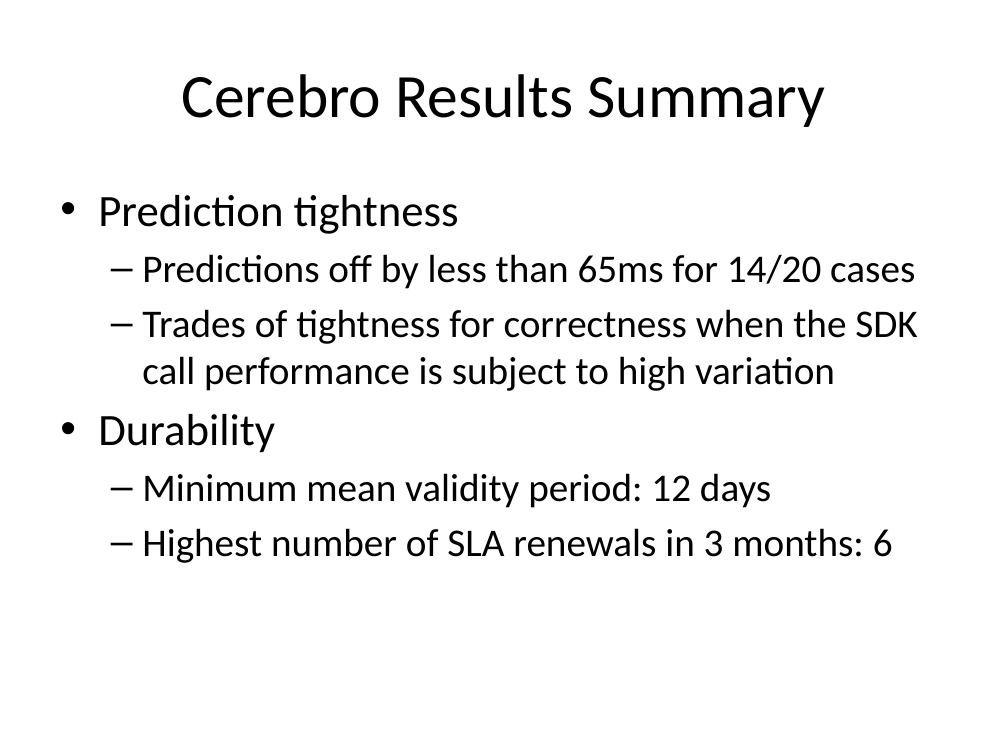
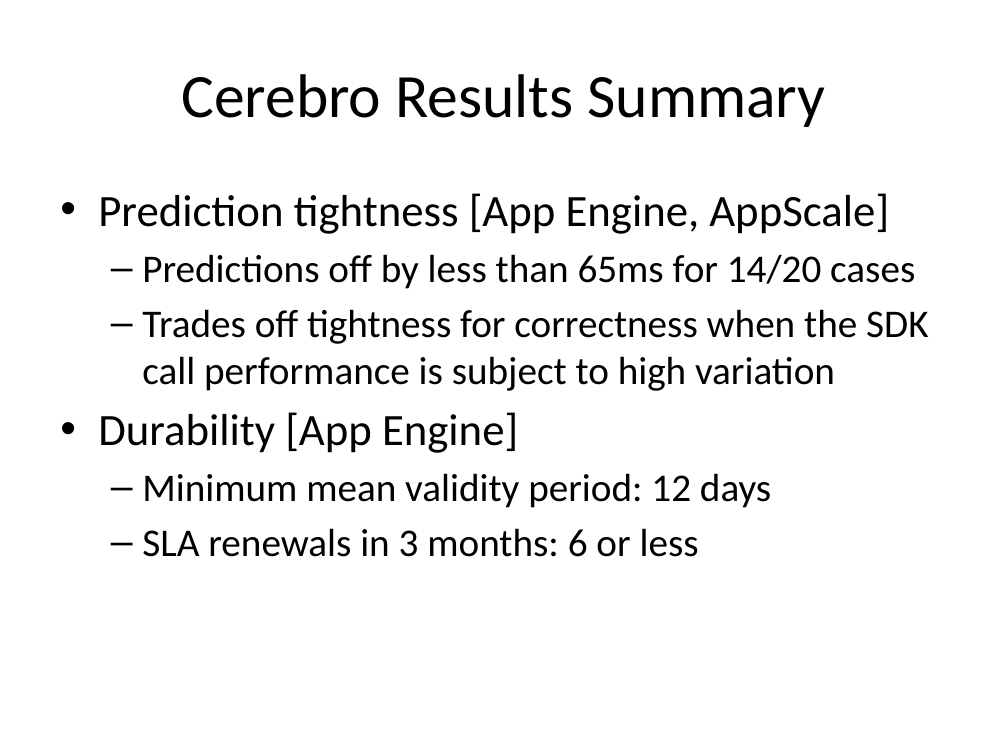
Before and after one commit to Dithn/eager-appscale, a slide deck: slide 24 of Eager/elk-experiment/appserver/system_design.pptx (slide 31 before the commit). Drawn at 1008x756 pixels with LibreOffice and Linux fonts; fonts in the diff are those of the drawing. Boxes give left, top, right and bottom in pixels: in the first picture for what was removed or moved away, otherwise in the second. Text is boxed around its words. In the diff, an @@ line names an element or a change of style, - is before the commit and + after.

Commit message:
Updated slide deck

```diff
--- a/Eager/elk-experiment/appserver/system_design.pptx
+++ b/Eager/elk-experiment/appserver/system_design.pptx
@@ text at box(98, 193, 889, 234): text changed @@
-• Prediction tightness
+• Prediction tightness [App Engine, AppScale]
@@ text at box(98, 309, 928, 453): text changed @@
-  – Trades of tightness for correctness when the SDK call performance is subject to high variation
-• Durability
+  – Trades off tightness for correctness when the SDK call performance is subject to high variation
+• Durability [App Engine]
@@ text at box(142, 528, 699, 557): text changed @@
-  – Highest number of SLA renewals in 3 months: 6
+  – SLA renewals in 3 months: 6 or less
```
Also in this commit, not shown: 1 other slide changed.
